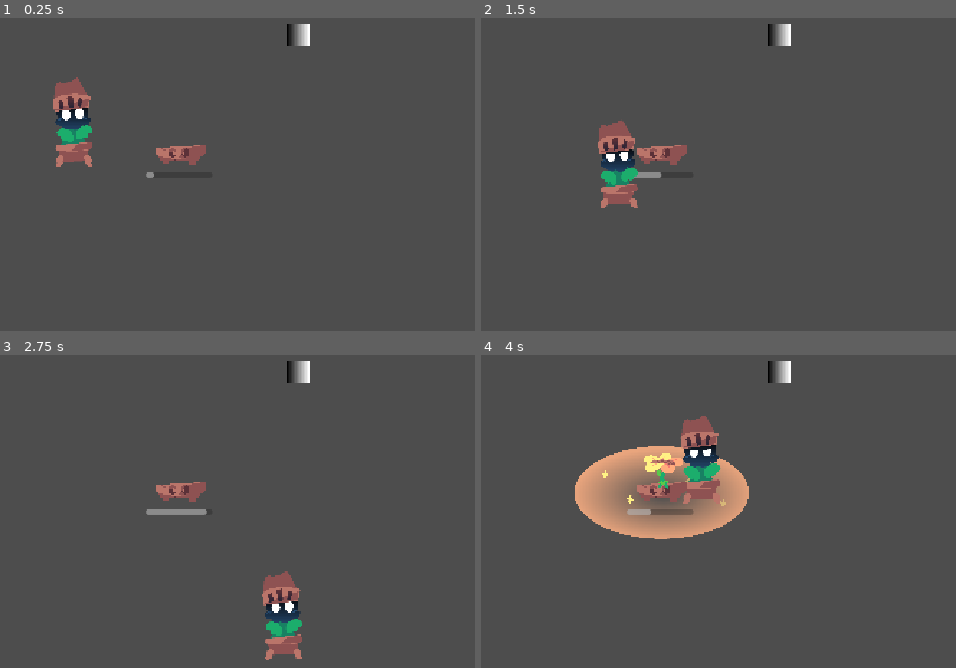
Above: before the commit, frames 1-4 (two rows, left to right).
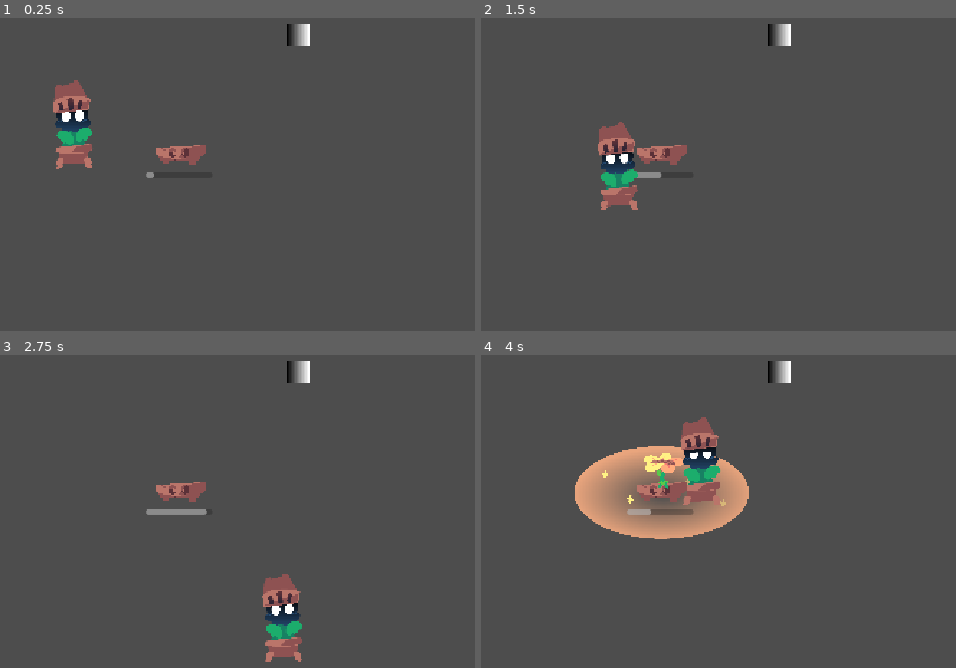
Above: after the commit, the same moments.

Repository: INV-matt/GMTK-Game-Jam-2026
Game: Godot game, scene res://debug/debug_world.tscn
Two runs of this game, one before a commit and one after it. Both use one fixed random seed, a clock stepped at 60 frames per second and the inputs below.
Inputs:
- Up to frame 1 (0.25 s): no input
- Up to frame 2 (1.5 s): hold D (move_right) 0.53-1.28 s; tap Enter at 1.25 s; hold S (move_down) from 1.28 s (still down)
- Up to frame 3 (2.75 s): release S (move_down) at 2.03 s; hold D (move_right) from 2.03 s (still down)
- Up to frame 4 (4 s): release D (move_right) at 2.78 s; hold W (move_up) 2.78-3.53 s; hold A (move_left) from 3.53 s (still down)

The runs differ from the first frame. In frame 1, 0.6% of the frame differs, in the area x 11-20%, y 18-49%; in frame 2, 0.6%; in frame 3, 0.7%, in the area x 55-64%, y 69-99%; in frame 4, 0.6%.

Commit message:
Fixed player hitbox

Diff:
--- a/player/player.tscn
+++ b/player/player.tscn
@@ -5,11 +5,12 @@
 [ext_resource type="Script" uid="uid://d1jlu0g173ory" path="res://components/hp_comp.gd" id="3_g1dw6"]
 [ext_resource type="Texture2D" uid="uid://ct5ehol4o2vkq" path="res://assets/sprites/Terracota_Idle_Sheet.png" id="4_yw30f"]
 
+[sub_resource type="CapsuleShape2D" id="CapsuleShape2D_yw30f"]
+radius = 24.13
+height = 122.61
+
 [sub_resource type="CircleShape2D" id="CircleShape2D_yw30f"]
 radius = 24.0
-
-[sub_resource type="PlaceholderTexture2D" id="PlaceholderTexture2D_s8um6"]
-size = Vector2(50, 50)
 
 [sub_resource type="AtlasTexture" id="AtlasTexture_qjkh3"]
 atlas = ExtResource("4_yw30f")
@@ -343,35 +344,30 @@
 death_timer = NodePath("DeathTimer")
 sprite = NodePath("AnimatedSprite2D")
 
-[node name="Collision" type="CollisionShape2D" parent="." unique_id=1655863829]
-shape = SubResource("CircleShape2D_yw30f")
-
-[node name="DebugSprite" type="Sprite2D" parent="." unique_id=188558620]
-visible = false
-position = Vector2(0, -40)
-scale = Vector2(0.1, 0.1)
-texture = SubResource("PlaceholderTexture2D_s8um6")
-
-[node name="HpComp" type="Node" parent="." unique_id=1496722611]
-script = ExtResource("3_g1dw6")
-metadata/_custom_type_script = "uid://d1jlu0g173ory"
-
-[node name="DeathTimer" type="Timer" parent="." unique_id=358401912]
-wait_time = 5.0
-one_shot = true
-
-[node name="AnimatedSprite2D" type="AnimatedSprite2D" parent="." unique_id=400499545]
-position = Vector2(0, -40)
-scale = Vector2(0.3, 0.3)
-sprite_frames = SubResource("SpriteFrames_utduo")
-animation = &"idle_front"
-autoplay = "idle_front"
-frame_progress = 0.051932037
-
 [node name="Hurtbox" type="Area2D" parent="." unique_id=1828331245]
 position = Vector2(0, -37)
 collision_layer = 2
 collision_mask = 0
 script = ExtResource("2_rkbax")
 size = Vector2(48, 120)
+custom_shape = SubResource("CapsuleShape2D_yw30f")
 metadata/_custom_type_script = "uid://bfuubedgq33em"
+
+[node name="Collision" type="CollisionShape2D" parent="." unique_id=1655863829]
+shape = SubResource("CircleShape2D_yw30f")
+
+[node name="HpComp" type="Node" parent="." unique_id=1496722611]
+script = ExtResource("3_g1dw6")
+metadata/_custom_type_script = "uid://d1jlu0g173ory"
+
+[node name="DeathTimer" type="Timer" parent="." unique_id=358401912]
+wait_time = 5.0
+one_shot = true
+
+[node name="AnimatedSprite2D" type="AnimatedSprite2D" parent="." unique_id=400499545]
+position = Vector2(0, -37)
+scale = Vector2(0.3, 0.3)
+sprite_frames = SubResource("SpriteFrames_utduo")
+animation = &"idle_front"
+autoplay = "idle_front"
+frame_progress = 0.051932037
